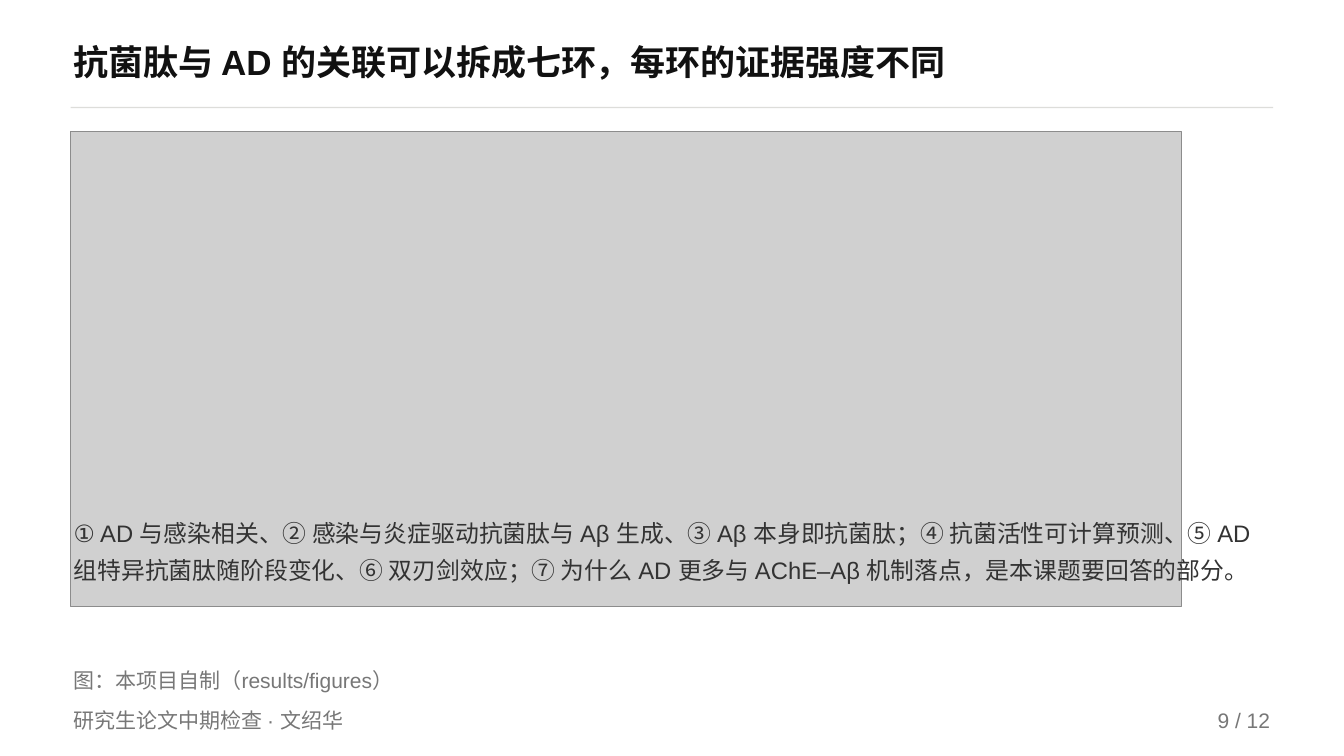
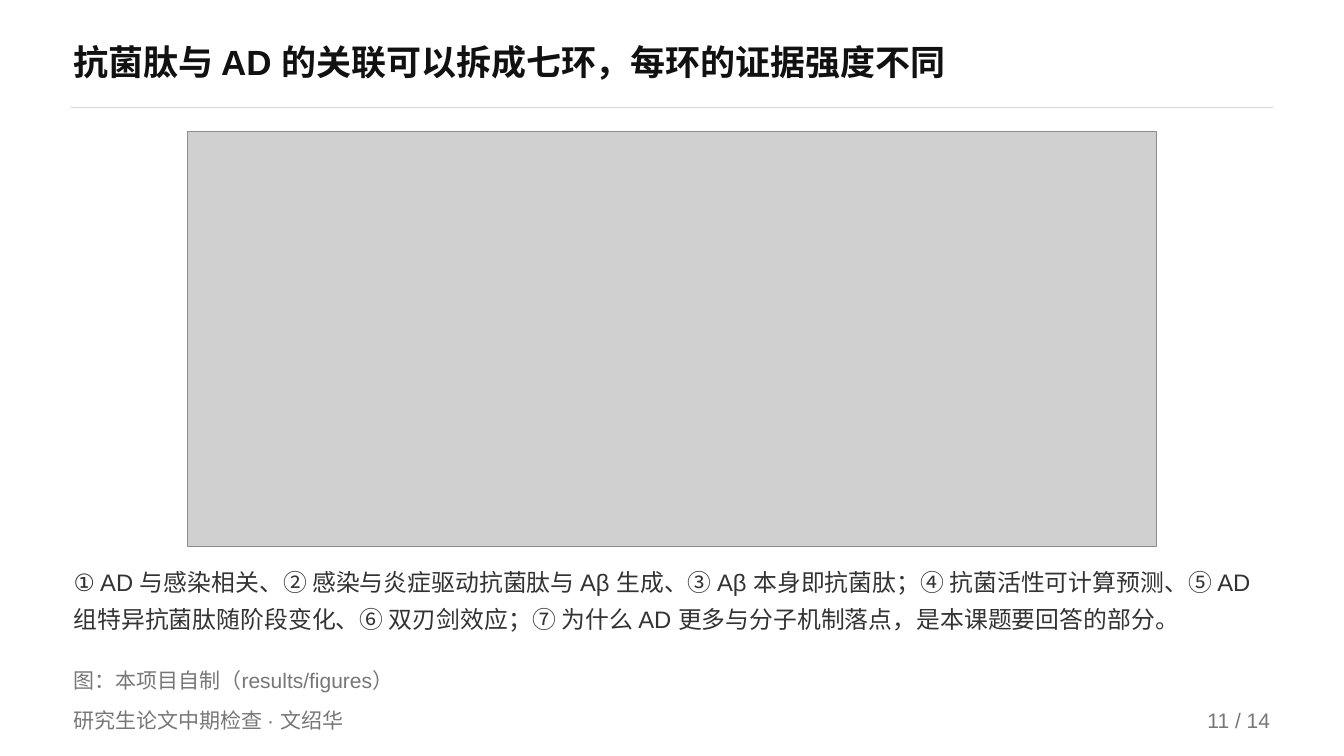
Before and after one commit to mqgg5630-cyber/zhongqi, a slide deck: slide 11 of 中间版/中期答辩_H_nature风.pptx (slide 9 before the commit). Drawn at 1344x756 pixels with LibreOffice and Linux fonts; fonts in the diff are those of the drawing; grey boxes stand for pictures. Boxes give left, top, right and bottom in pixels: in the first picture for what was removed or moved away, otherwise in the second. Text is boxed around its words. In the diff, an @@ line names an element or a change of style, - is before the commit and + after.

Commit message:
feat: 机制文献补全（46 条）+ 流程页/分组页 + PPT 版面重排 + 最终版
按老师反馈处理四件事：
1) 检查小组名单：docx 与三份填写内容里的小组成员全部删除（模板保留原空白行，不再填人）
2) PPT 排版：新增 check_layout.py（形状重叠/文字溢出/压页脚体检）；figure_slide 按图高自适应、说明文字不再压图；
   discussion_slide 行距自适应；table_slide 支持任意列数/行高；机制页改用满幅短图（figM2/figM3 重画）
3) 文献补全：docs/机制说明_正文.md + code/mech_refs.py（46 条文献，含 AChE-Aβ、LL-37/防御素/CAP37、
   感染负担 PAF、菌群分期、交叉成核与 MD 先例），机制说明 docx 重出为可编辑正文源
4) 新增两页：宏基因组分析流程（原生流程页，含完成状态）、分阶段组的划分（阶段×性别×年龄匹配）

产出：deliverable/中期答辩_最终版.pptx（24 页 = 18 主体 + 6 机制）、中间版/中间版2（各 14 页）；
自检全绿（4 份 docx 格式、11 份 PPT 版式、4 份版面体检、口径核对、机制图字号、nature 审计 0 发现）

```diff
--- a/中间版/中期答辩_H_nature风.pptx
+++ b/中间版/中期答辩_H_nature风.pptx
@@ picture: place and size @@
-picture at box(71, 131, 1182, 607)
+picture at box(188, 131, 1157, 546)
@@ text at box(74, 571, 1250, 632): text changed @@
-① AD 与感染相关、② 感染与炎症驱动抗菌肽与 Aβ 生成、③ Aβ 本身即抗菌肽；④ 抗菌活性可计算预测、⑤ AD 组特异抗菌肽随阶段变化、⑥ 双刃剑效应；⑦ 为什么 AD 更多与 AChE–Aβ 机制落点，是本课题要回答的部分。
+① AD 与感染相关、② 感染与炎症驱动抗菌肽与 Aβ 生成、③ Aβ 本身即抗菌肽；④ 抗菌活性可计算预测、⑤ AD 组特异抗菌肽随阶段变化、⑥ 双刃剑效应；⑦ 为什么 AD 更多与分子机制落点，是本课题要回答的部分。
@@ text at box(1207, 713, 1270, 728): text changed @@
-9 / 12
+11 / 14
```
Also in this commit, not shown: 10 other slides changed, 3 slides added, 1 slide removed, 42 other files.
